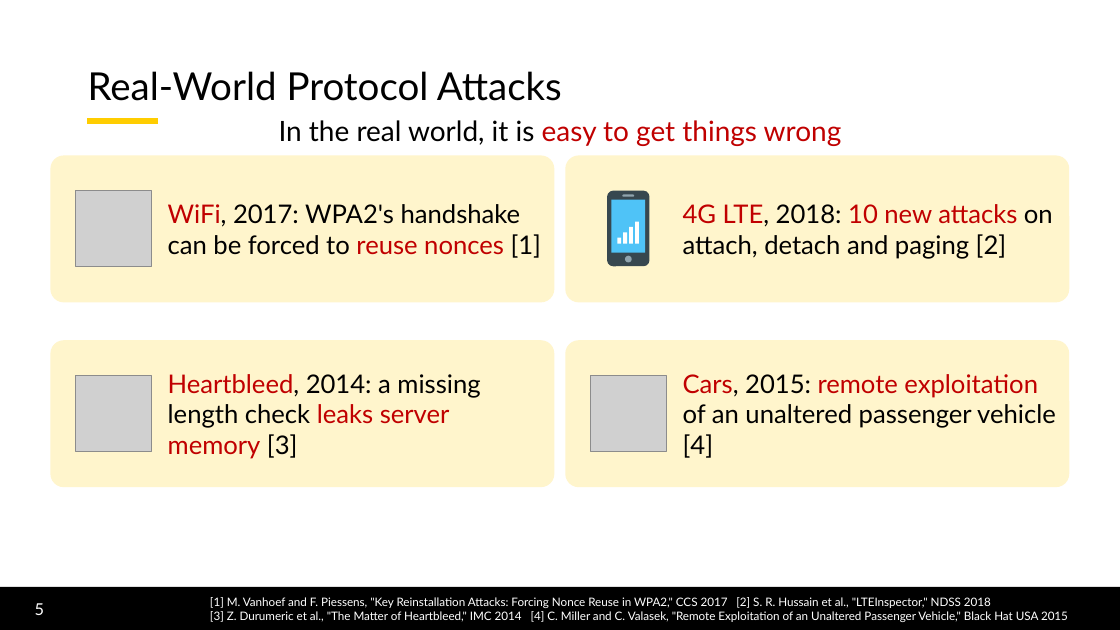
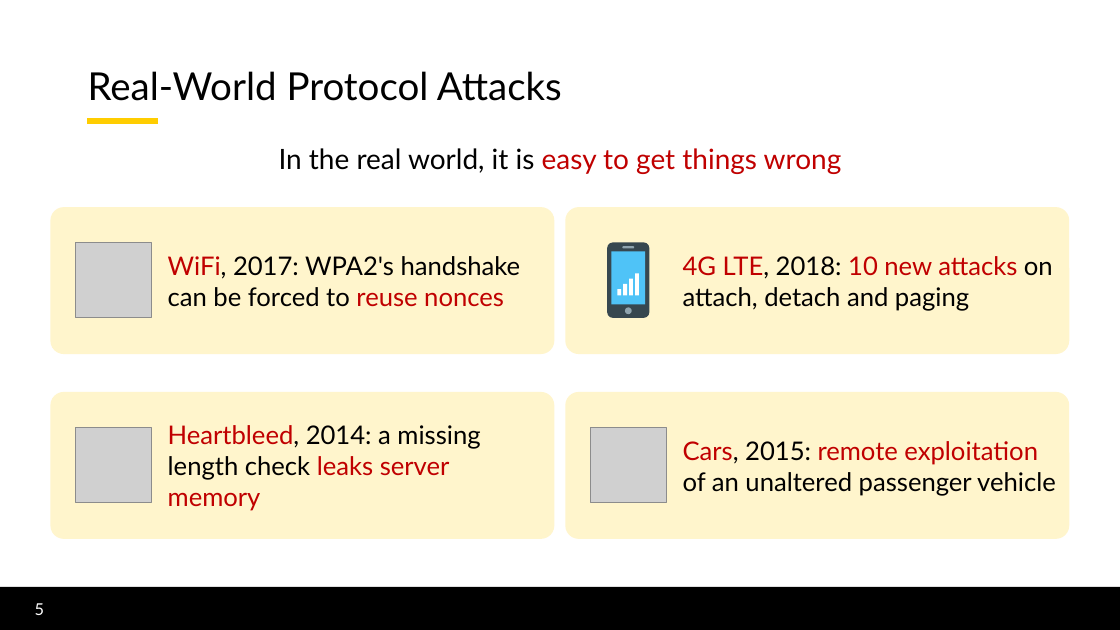
Before and after one commit to lorchrob/thesis_proposal_slides, a slide deck: slide 5 of slides.pptx. Drawn at 1120x630 pixels with LibreOffice and Linux fonts; fonts in the diff are those of the drawing; grey boxes stand for pictures; background and template pictures are left out. Boxes give left, top, right and bottom in pixels: in the first picture for what was removed or moved away, otherwise in the second. Text is boxed around its words. In the diff, an @@ line names an element or a change of style, - is before the commit and + after.

Commit message:
Minor

```diff
--- a/slides.pptx
+++ b/slides.pptx
@@ text "In the real world, it ...": place and size @@
-text "In the real world, it ..." at box(279, 120, 842, 146)
+text "In the real world, it ..." at box(279, 148, 842, 174)
@@ text in rounded rectangle at box(168, 256, 521, 307): text changed @@
-WiFi, 2017: WPA2's handshake can be forced to reuse nonces [1]
+WiFi, 2017: WPA2's handshake can be forced to reuse nonces
@@ 5 rectangles, 4 rounded rectangles, 3 pictures: place and size @@
-5 rectangles, 4 rounded rectangles, 3 pictures at box(50, 191, 1070, 487)
+5 rectangles, 4 rounded rectangles, 3 pictures at box(50, 243, 1070, 539)
@@ text in rounded rectangle at box(683, 256, 1053, 311): text changed @@
-4G LTE, 2018: 10 new attacks on attach, detach and paging [2]
+4G LTE, 2018: 10 new attacks on attach, detach and paging
@@ 2 rounded rectangles, 1 ellipse: place and size @@
-2 rounded rectangles, 1 ellipse at box(50, 155, 1070, 302)
+2 rounded rectangles, 1 ellipse at box(50, 208, 1070, 355)
@@ text in rounded rectangle at box(168, 425, 480, 511): text changed; text colour #000000 to #C00000 @@
-Heartbleed, 2014: a missing length check leaks server memory [3]
+Heartbleed, 2014: a missing length check leaks server memory
@@ text in rounded rectangle at box(683, 441, 1056, 496): text changed @@
-Cars, 2015: remote exploitation of an unaltered passenger vehicle [4]
+Cars, 2015: remote exploitation of an unaltered passenger vehicle
@@ text removed at box(210, 597, 1068, 622) @@
-[1] M. Vanhoef and F. Piessens, "Key Reinstallation Attacks: Forcing Nonce Reuse in WPA2," CCS 2017 [2] S. R. Hussain et al., "LTEInspector," NDSS 2018
-[3] Z. Durumeric et al., "The Matter of Heartbleed," IMC 2014 [4] C. Miller and C. Valasek, "Remote Exploitation of an Unaltered Passenger Vehicle," Black Hat USA 2015
```
Also in this commit, not shown: 34 other slides changed.
